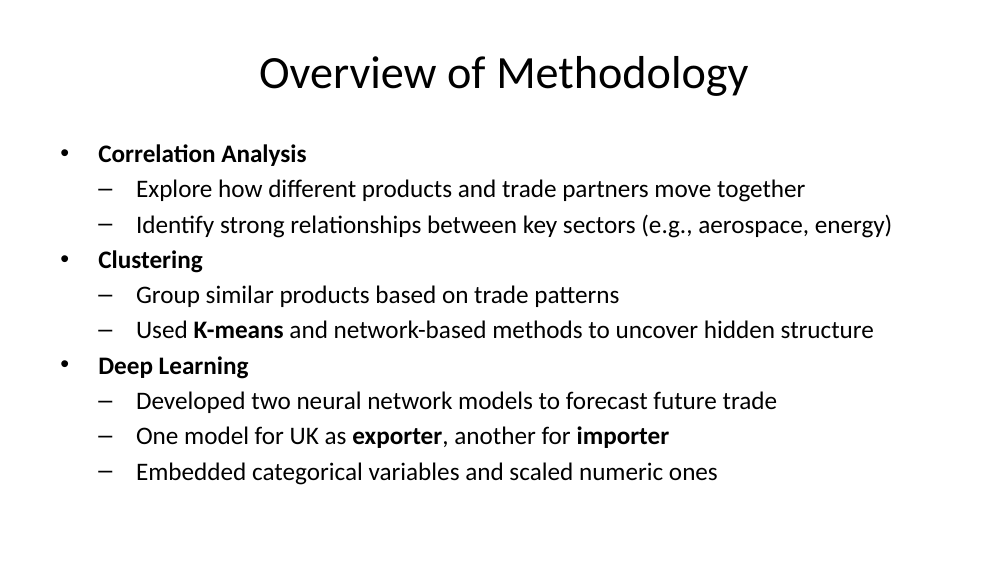
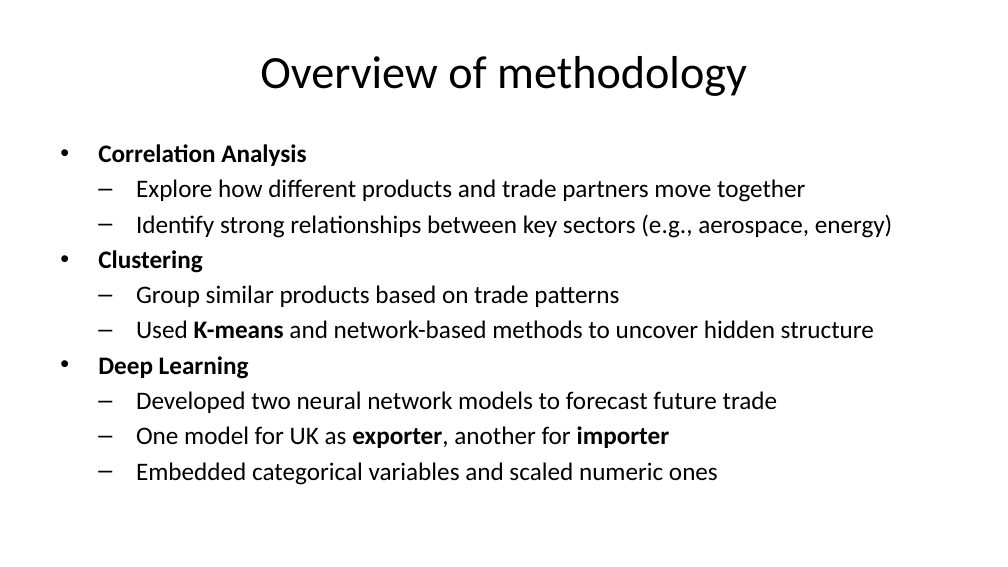
Before and after one commit to maxaus2002/ASSESSMENT-2-for-MAST7220, a slide deck: slide 13 of Presentation Report/Powerpoint.pptx. Drawn at 1008x567 pixels with LibreOffice and Linux fonts; fonts in the diff are those of the drawing. Boxes give left, top, right and bottom in pixels: in the first picture for what was removed or moved away, otherwise in the second. Text is boxed around its words. In the diff, an @@ line names an element or a change of style, - is before the commit and + after.

```diff
--- a/Presentation Report/Powerpoint.pptx
+++ b/Presentation Report/Powerpoint.pptx
@@ title at (260, 56, 747, 96): text changed @@
-Overview of Methodology
+Overview of methodology
```
Also in this commit, not shown: 6 other slides changed, 11 slides added, 11 slides removed, 1 other file.
